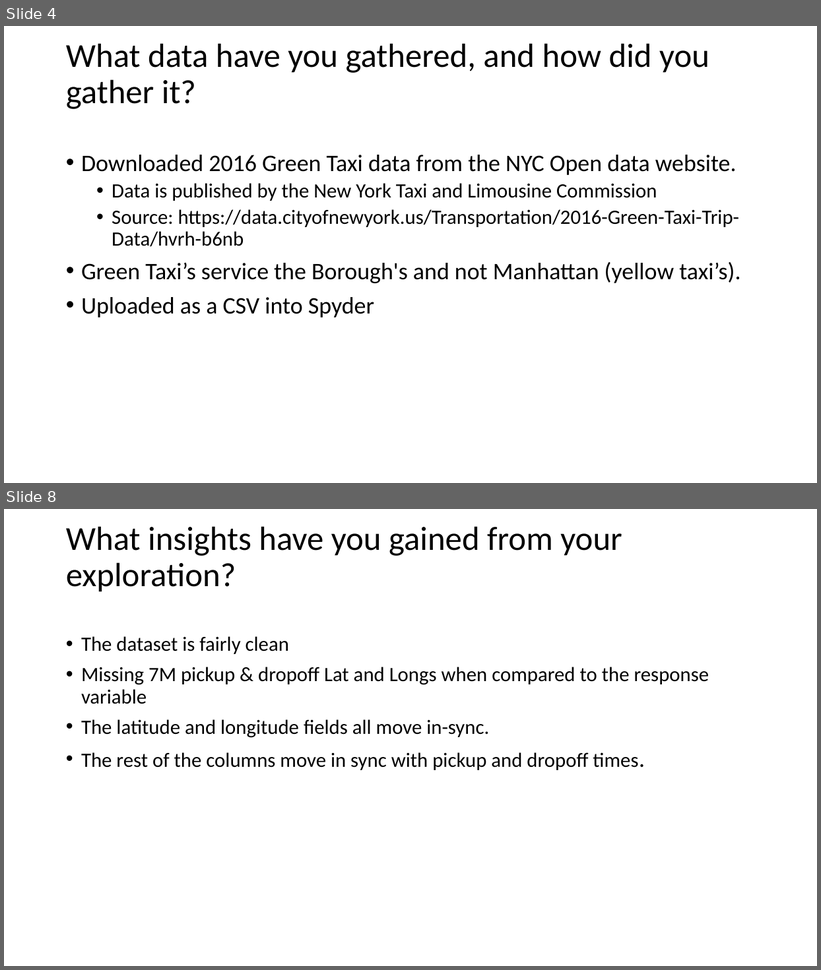
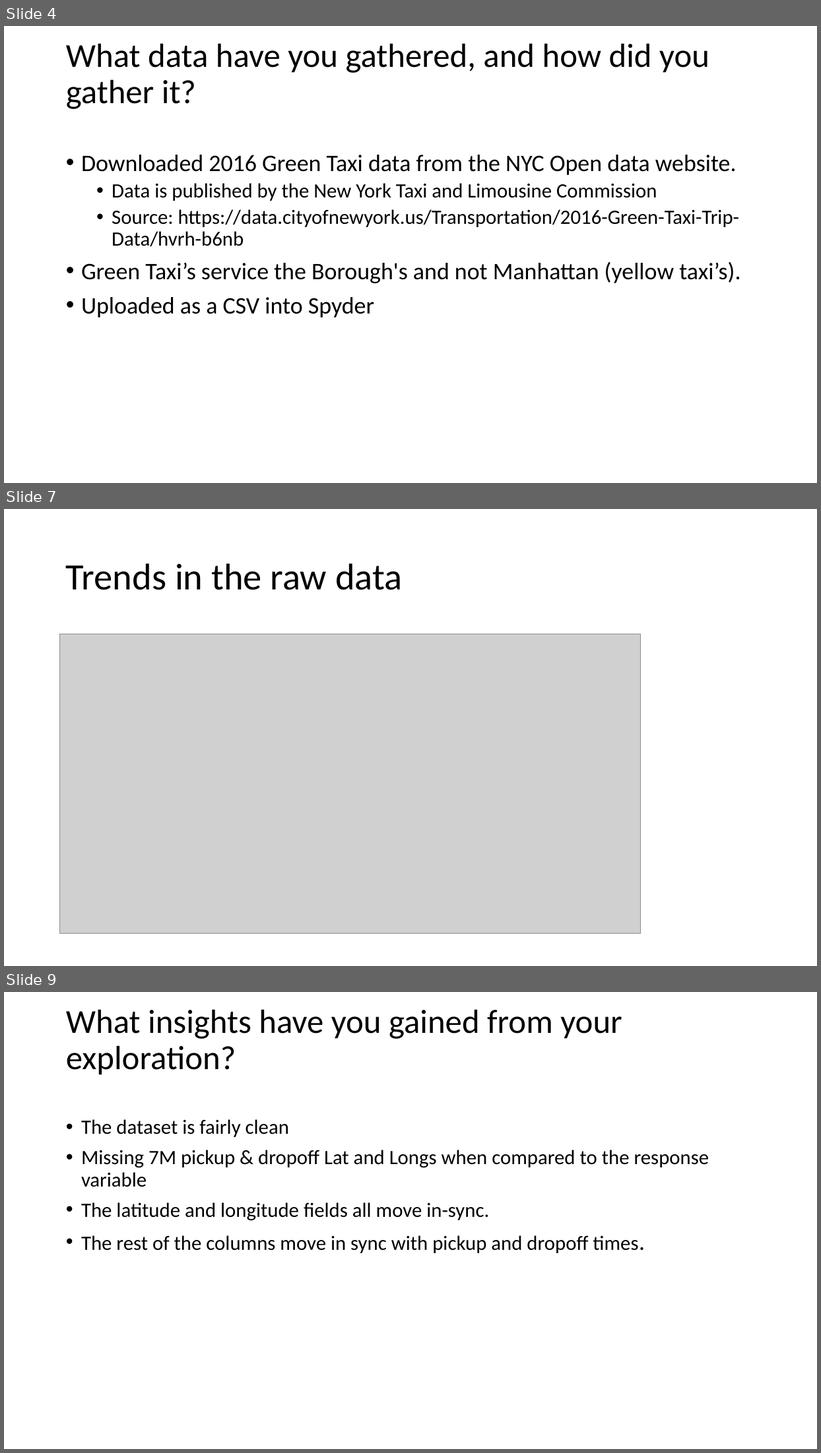
Before and after one commit to stubeef/GA-Data-Science, a slide deck: Final_Project/Presentation/final_project_presentation.pptx. Shown one above the other, each under a label of ours: slides 4 and 8 before the commit, slides 4, 7 and 9 after it; the slides between them are not shown. The pictures are 821x970 and 821x1453 pixels, drawn with LibreOffice and Linux fonts; fonts in the diff are those of the drawing; grey boxes stand for pictures. Boxes give left, top, right and bottom in pixels: in the first picture for what was removed or moved away, otherwise in the second. Text is boxed around its words. In the diff, an @@ line names an element or a change of style, - is before the commit and + after.

```diff
--- a/Final_Project/Presentation/final_project_presentation.pptx
+++ b/Final_Project/Presentation/final_project_presentation.pptx
@@ slide 7 added at bbox=[4, 509, 817, 966], background #FFFFFF @@
@@ title added at bbox=[66, 563, 402, 590], 44 pt, text #000000 @@
+Trends in the raw data
@@ picture added at bbox=[60, 634, 641, 933] @@
@@ what was slide 8 is now slide 9 @@
```
Also in this commit, not shown: 4 slides changed, 3 other slides added, 1 slide removed, 3 other files.
